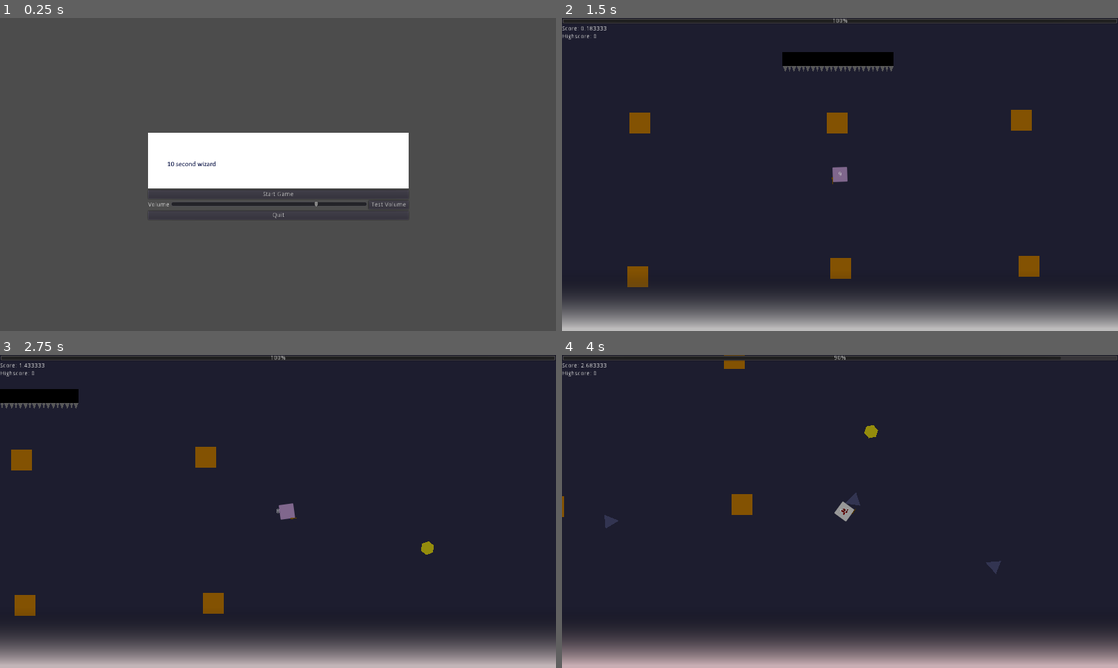
Above: before the commit, frames 1-4 (two rows, left to right).
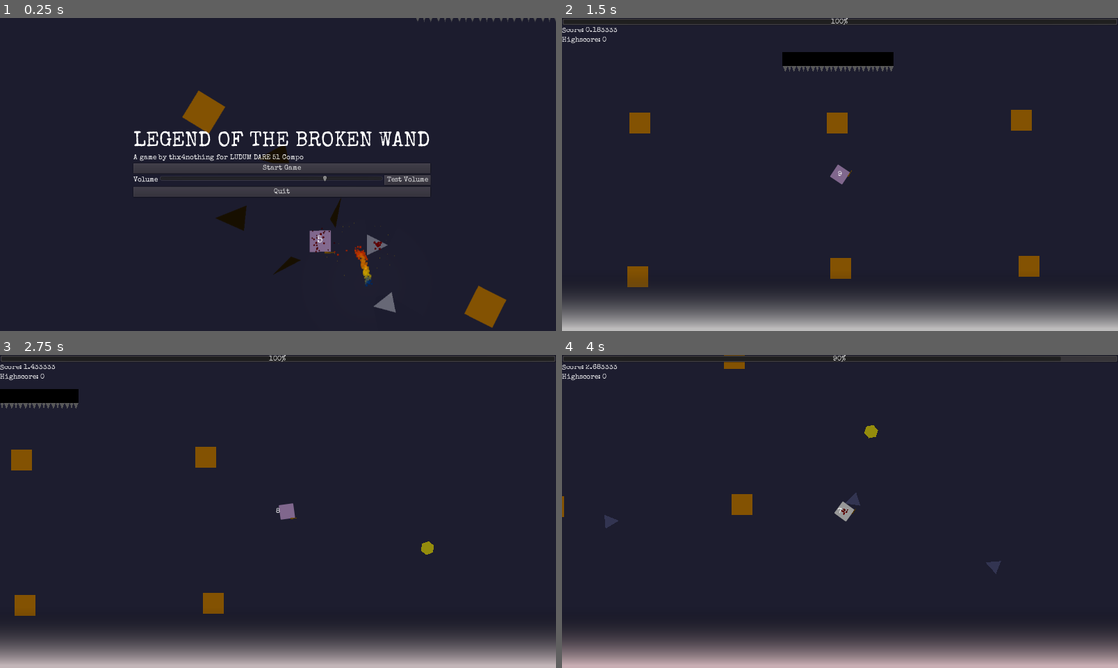
Above: after the commit, the same moments.

Repository: thx4nothing/LD51
Game: Godot game, scene res://core/Menu.tscn
Same seed, same stepped clock (60 frames per second), same inputs: the game is played once before the commit and once after it.
Inputs (mouse positions are in pixels of both pictures, inside the frame that each line leads up to):
- Up to frame 1 (0.25 s): no input
- Up to frame 2 (1.5 s): click "Test Volume" at 0.5 s; click "Start Game" at 1.25 s
- Up to frame 3 (2.75 s): tap Enter at 2 s; move the mouse to (400, 495) at 2.02 s; hold D (move_right) from 2.03 s (still down); right-click (400, 495) at 2.1 s
- Up to frame 4 (4 s): move the mouse to (728, 527) at 2.77 s; release D (move_right) at 2.78 s; hold S (move_down) 2.78-3.53 s; click (728, 527) at 2.85 s; move the mouse to (895, 442) at 3.52 s; hold D (move_right) from 3.53 s (still down); right-click (895, 442) at 3.6 s

The runs differ from the first frame. In frame 1, 97% of the frame differs, in the area x 0-100%, y 0-100%; in frame 2, 0.7%; in frame 3, 0.7%; in frame 4, 0.7%.

Commit message:
menu title and background

Diff:
--- a/core/Game.tscn
+++ b/core/Game.tscn
@@ -60,24 +60,24 @@
 
 [node name="ProgressBar" type="ProgressBar" parent="CanvasLayer/GUI/VBoxContainer"]
 margin_right = 1280.0
-margin_bottom = 14.0
+margin_bottom = 17.0
 size_flags_horizontal = 3
 script = ExtResource( 6 )
 player_health = ExtResource( 7 )
 
 [node name="ScoreLabel" type="Label" parent="CanvasLayer/GUI/VBoxContainer"]
-margin_top = 18.0
+margin_top = 21.0
 margin_right = 1280.0
-margin_bottom = 32.0
+margin_bottom = 38.0
 text = "Score: "
 script = ExtResource( 8 )
 player_score = ExtResource( 9 )
 
 [node name="HiScoreLabel" type="Label" parent="CanvasLayer/GUI/VBoxContainer"]
 unique_name_in_owner = true
-margin_top = 36.0
+margin_top = 42.0
 margin_right = 1280.0
-margin_bottom = 50.0
+margin_bottom = 59.0
 text = "Highscore: "
 
 [node name="CenterContainer" type="CenterContainer" parent="CanvasLayer/GUI"]
@@ -85,10 +85,10 @@
 anchor_bottom = 1.0
 
 [node name="SpellLabel" type="Label" parent="CanvasLayer/GUI/CenterContainer"]
-margin_left = 636.0
-margin_top = 353.0
-margin_right = 644.0
-margin_bottom = 367.0
+margin_left = 635.0
+margin_top = 351.0
+margin_right = 645.0
+margin_bottom = 368.0
 text = "0"
 script = ExtResource( 4 )
 
@@ -104,28 +104,28 @@
 anchor_bottom = 1.0
 
 [node name="HBoxContainer" type="VBoxContainer" parent="CanvasLayer/GUI/GameOverScreen"]
-margin_left = 603.0
-margin_top = 332.0
-margin_right = 676.0
-margin_bottom = 388.0
+margin_left = 599.0
+margin_top = 327.0
+margin_right = 681.0
+margin_bottom = 392.0
 
 [node name="GameOverLabel" type="Label" parent="CanvasLayer/GUI/GameOverScreen/HBoxContainer"]
-margin_right = 73.0
-margin_bottom = 14.0
+margin_right = 82.0
+margin_bottom = 17.0
 text = "Game Over"
 
 [node name="ScoreLabel" type="Label" parent="CanvasLayer/GUI/GameOverScreen/HBoxContainer"]
-margin_top = 18.0
-margin_right = 73.0
-margin_bottom = 32.0
+margin_top = 21.0
+margin_right = 82.0
+margin_bottom = 38.0
 text = "Score: "
 script = ExtResource( 8 )
 player_score = ExtResource( 9 )
 
 [node name="RestartButton" type="Button" parent="CanvasLayer/GUI/GameOverScreen/HBoxContainer"]
-margin_top = 36.0
-margin_right = 73.0
-margin_bottom = 56.0
+margin_top = 42.0
+margin_right = 82.0
+margin_bottom = 65.0
 text = "Restart"
 
 [connection signal="tween_step" from="CanvasLayer/GUI/SpellInfo/SpellInfoTween" to="." method="_on_SpellInfoTween_tween_step"]
--- a/core/Menu.tscn
+++ b/core/Menu.tscn
@@ -1,74 +1,94 @@
-[gd_scene load_steps=4 format=2]
+[gd_scene load_steps=7 format=2]
 
 [ext_resource path="res://core/menu.gd" type="Script" id=1]
 [ext_resource path="res://assets/hurt.wav" type="AudioStream" id=2]
-[ext_resource path="res://assets/title.png" type="Texture" id=3]
+[ext_resource path="res://assets/SpecialElite-Regular.ttf" type="DynamicFontData" id=3]
+[ext_resource path="res://ui/wizard_theme.tres" type="Theme" id=4]
+[ext_resource path="res://assets/title_background.png" type="Texture" id=5]
 
-[node name="Menu" type="HBoxContainer"]
+[sub_resource type="DynamicFont" id=3]
+size = 48
+font_data = ExtResource( 3 )
+
+[node name="Title" type="TextureRect"]
+anchor_right = 1.0
+anchor_bottom = 1.0
+texture = ExtResource( 5 )
+expand = true
+
+[node name="Menu" type="HBoxContainer" parent="."]
 anchor_left = 0.5
 anchor_top = 0.5
 anchor_right = 0.5
 anchor_bottom = 0.5
-margin_left = -299.0
-margin_top = -96.0
-margin_right = 301.0
-margin_bottom = 104.0
+margin_left = -333.0
+margin_top = -100.0
+margin_right = 350.0
+margin_bottom = 100.0
 size_flags_horizontal = 3
 size_flags_vertical = 3
+theme = ExtResource( 4 )
 script = ExtResource( 1 )
 
-[node name="VBoxContainer" type="VBoxContainer" parent="."]
-margin_right = 600.0
+[node name="VBoxContainer" type="VBoxContainer" parent="Menu"]
+margin_right = 683.0
 margin_bottom = 200.0
 size_flags_horizontal = 3
 
-[node name="Title" type="TextureRect" parent="VBoxContainer"]
-margin_right = 600.0
-margin_bottom = 128.0
-texture = ExtResource( 3 )
+[node name="Label" type="Label" parent="Menu/VBoxContainer"]
+margin_right = 683.0
+margin_bottom = 49.0
+custom_fonts/font = SubResource( 3 )
+text = "LEGEND OF THE BROKEN WAND"
 
-[node name="StartButton" type="Button" parent="VBoxContainer"]
-margin_top = 132.0
-margin_right = 600.0
-margin_bottom = 152.0
+[node name="Label2" type="Label" parent="Menu/VBoxContainer"]
+margin_top = 53.0
+margin_right = 683.0
+margin_bottom = 70.0
+text = "A game by thx4nothing for LUDUM DARE 51 Compo"
+
+[node name="StartButton" type="Button" parent="Menu/VBoxContainer"]
+margin_top = 74.0
+margin_right = 683.0
+margin_bottom = 97.0
 text = "Start Game"
 
-[node name="HBoxContainer" type="HBoxContainer" parent="VBoxContainer"]
-margin_top = 156.0
-margin_right = 600.0
-margin_bottom = 176.0
+[node name="HBoxContainer" type="HBoxContainer" parent="Menu/VBoxContainer"]
+margin_top = 101.0
+margin_right = 683.0
+margin_bottom = 124.0
 
-[node name="Music" type="Label" parent="VBoxContainer/HBoxContainer"]
+[node name="Music" type="Label" parent="Menu/VBoxContainer/HBoxContainer"]
 margin_top = 3.0
-margin_right = 49.0
-margin_bottom = 17.0
+margin_right = 58.0
+margin_bottom = 20.0
 text = "Volume"
 
-[node name="VolumeSlider" type="HSlider" parent="VBoxContainer/HBoxContainer"]
-margin_left = 53.0
-margin_right = 504.0
+[node name="VolumeSlider" type="HSlider" parent="Menu/VBoxContainer/HBoxContainer"]
+margin_left = 62.0
+margin_right = 569.0
 margin_bottom = 16.0
 size_flags_horizontal = 3
 min_value = -80.0
 max_value = 0.0
 value = -20.0
 
-[node name="VolumeTestButton" type="Button" parent="VBoxContainer/HBoxContainer"]
-margin_left = 508.0
-margin_right = 600.0
-margin_bottom = 20.0
+[node name="VolumeTestButton" type="Button" parent="Menu/VBoxContainer/HBoxContainer"]
+margin_left = 573.0
+margin_right = 683.0
+margin_bottom = 23.0
 text = "Test Volume"
 
-[node name="QuitButton" type="Button" parent="VBoxContainer"]
-margin_top = 180.0
-margin_right = 600.0
-margin_bottom = 200.0
+[node name="QuitButton" type="Button" parent="Menu/VBoxContainer"]
+margin_top = 128.0
+margin_right = 683.0
+margin_bottom = 151.0
 text = "Quit"
 
-[node name="TestAudio" type="AudioStreamPlayer" parent="."]
+[node name="TestAudio" type="AudioStreamPlayer" parent="Menu"]
 stream = ExtResource( 2 )
 
-[connection signal="pressed" from="VBoxContainer/StartButton" to="." method="_on_StartButton_pressed"]
-[connection signal="drag_ended" from="VBoxContainer/HBoxContainer/VolumeSlider" to="." method="_on_VolumeSlider_drag_ended"]
-[connection signal="pressed" from="VBoxContainer/HBoxContainer/VolumeTestButton" to="." method="_on_VolumeTestButton_pressed"]
-[connection signal="pressed" from="VBoxContainer/QuitButton" to="." method="_on_QuitButton_pressed"]
+[connection signal="pressed" from="Menu/VBoxContainer/StartButton" to="Menu" method="_on_StartButton_pressed"]
+[connection signal="drag_ended" from="Menu/VBoxContainer/HBoxContainer/VolumeSlider" to="Menu" method="_on_VolumeSlider_drag_ended"]
+[connection signal="pressed" from="Menu/VBoxContainer/HBoxContainer/VolumeTestButton" to="Menu" method="_on_VolumeTestButton_pressed"]
+[connection signal="pressed" from="Menu/VBoxContainer/QuitButton" to="Menu" method="_on_QuitButton_pressed"]
--- a/ui/wizard_theme.tres
+++ b/ui/wizard_theme.tres
@@ -1,3 +1,9 @@
-[gd_resource type="Theme" format=2]
+[gd_resource type="Theme" load_steps=3 format=2]
+
+[ext_resource path="res://assets/SpecialElite-Regular.ttf" type="DynamicFontData" id=1]
+
+[sub_resource type="DynamicFont" id=1]
+font_data = ExtResource( 1 )
 
 [resource]
+default_font = SubResource( 1 )
Binary file added: assets/SpecialElite-Regular.ttf
Binary file added: assets/title_background.png
Not shown, added: assets/title_background.png.import
